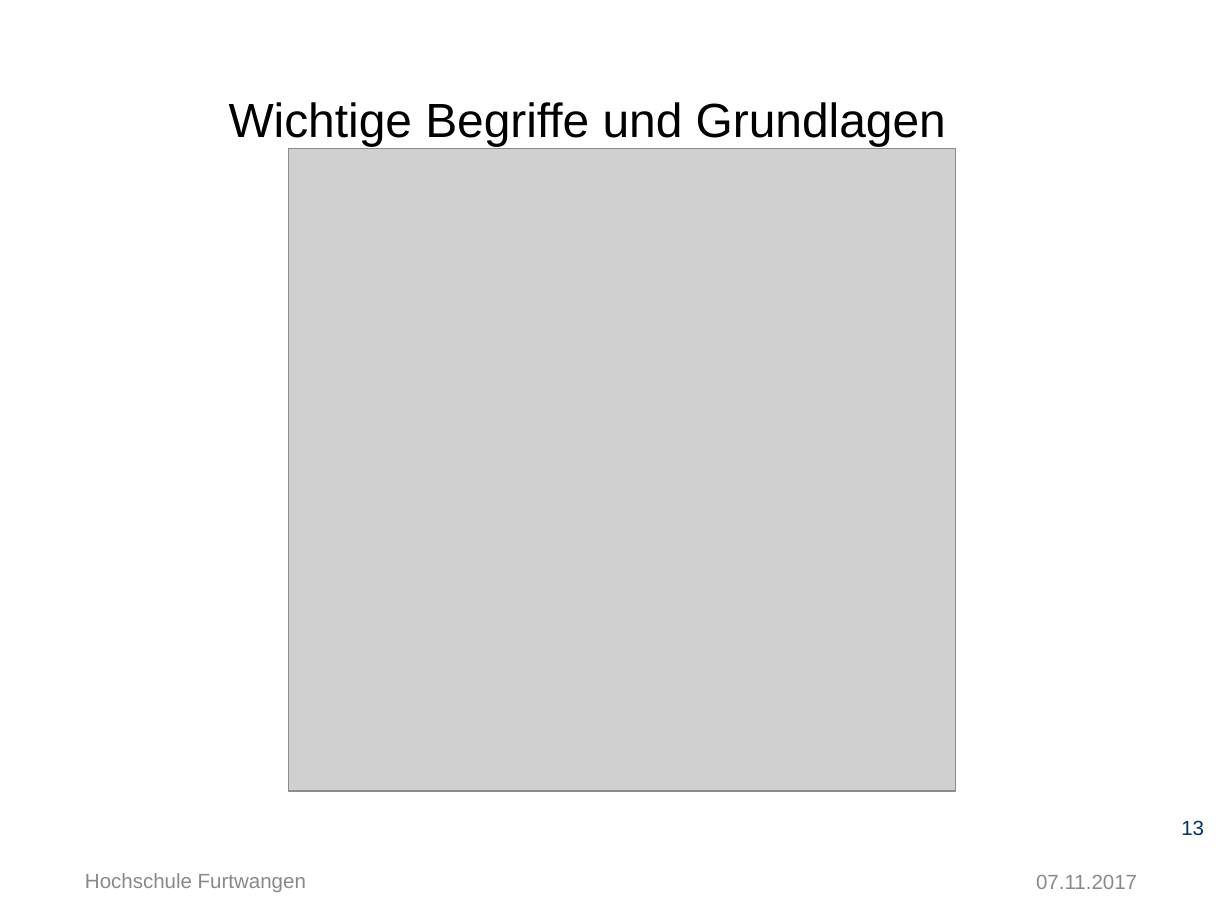
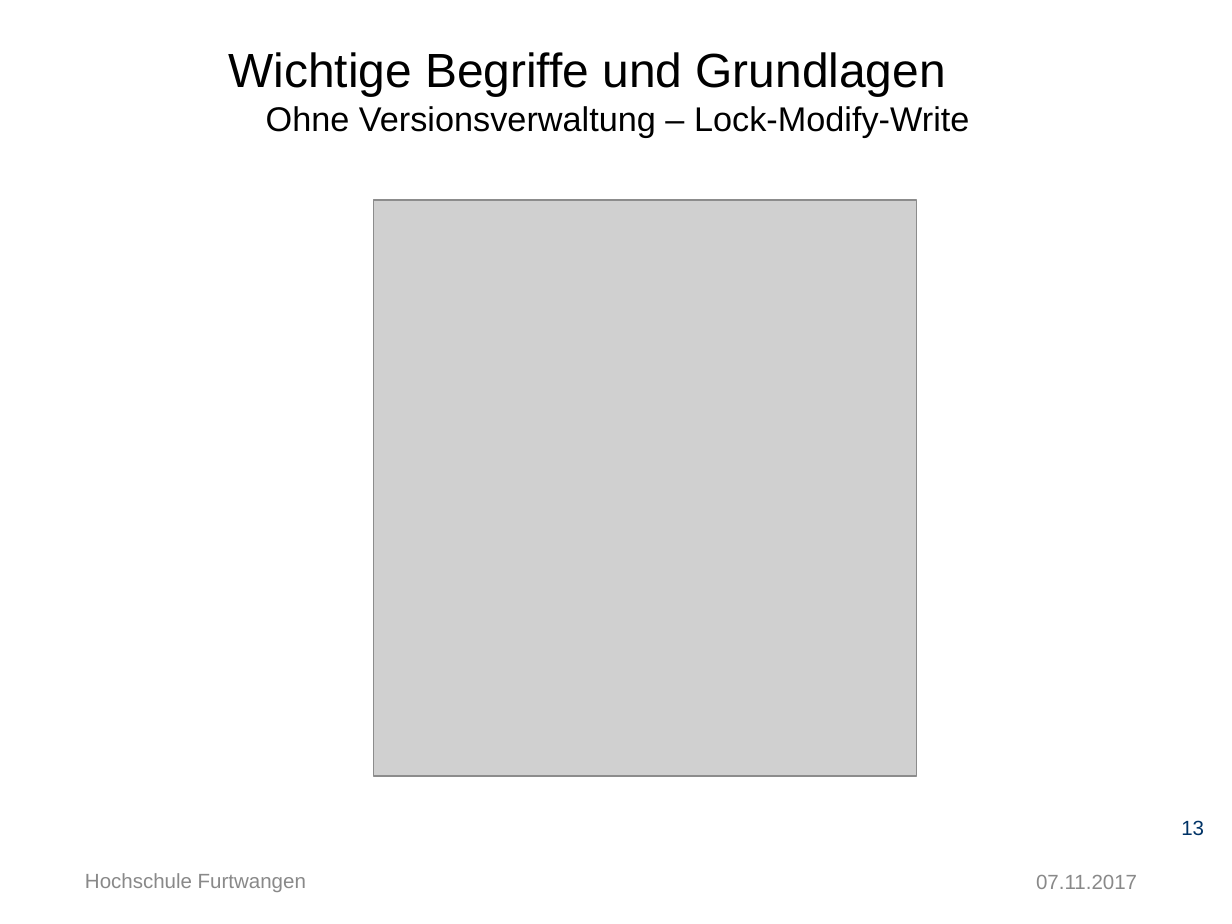
Before and after one commit to Ertugrul-Furtwangen/Erti, a slide deck: slide 13 of Thesis-Präsentation.pptx. Drawn at 1232x924 pixels with LibreOffice and Linux fonts; fonts in the diff are those of the drawing; grey boxes stand for pictures; background and template pictures are left out. Boxes give left, top, right and bottom in pixels: in the first picture for what was removed or moved away, otherwise in the second. Text is boxed around its words. In the diff, an @@ line names an element or a change of style, - is before the commit and + after.

```diff
--- a/Thesis-Präsentation.pptx
+++ b/Thesis-Präsentation.pptx
@@ title at (229,52,969,138): text changed; size 28 to 20 pt @@
-Wichtige Begriffe und Grundlagen
+Wichtige Begriffe und Grundlagen
+Ohne Versionsverwaltung – Lock-Modify-Write
@@ picture: place and size @@
-picture at (288,148,955,791)
+picture at (373,200,917,776)
```
Also in this commit, not shown: 10 other slides changed, 3 slides added.
